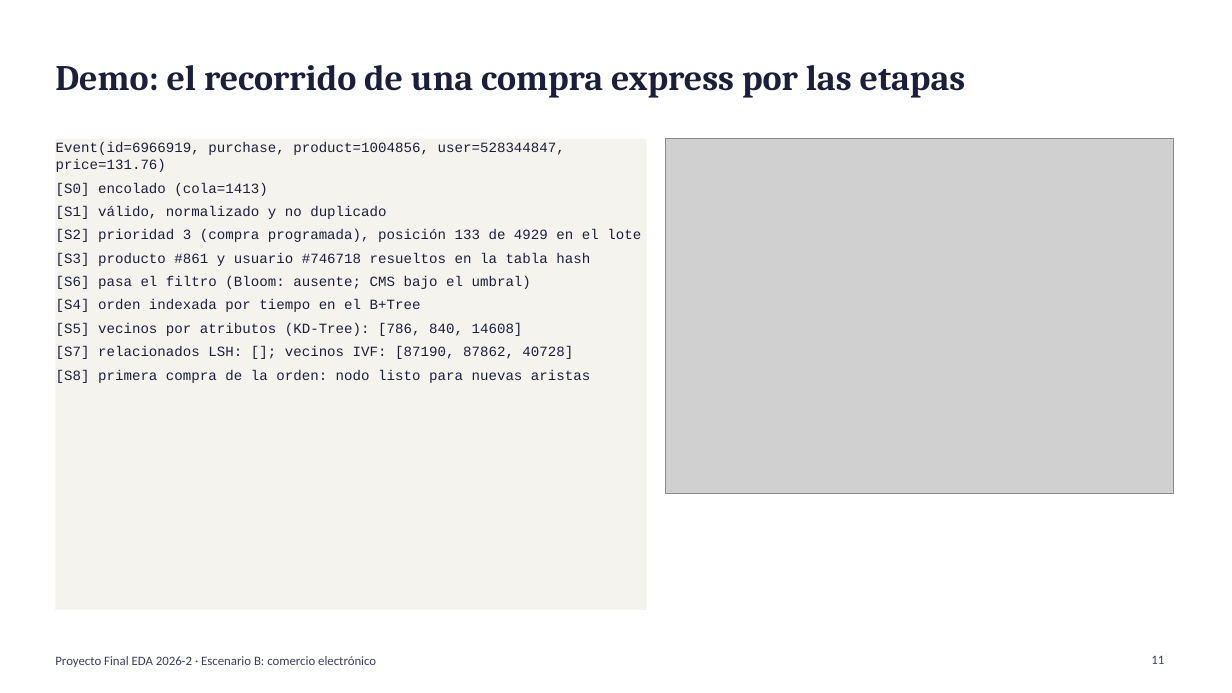
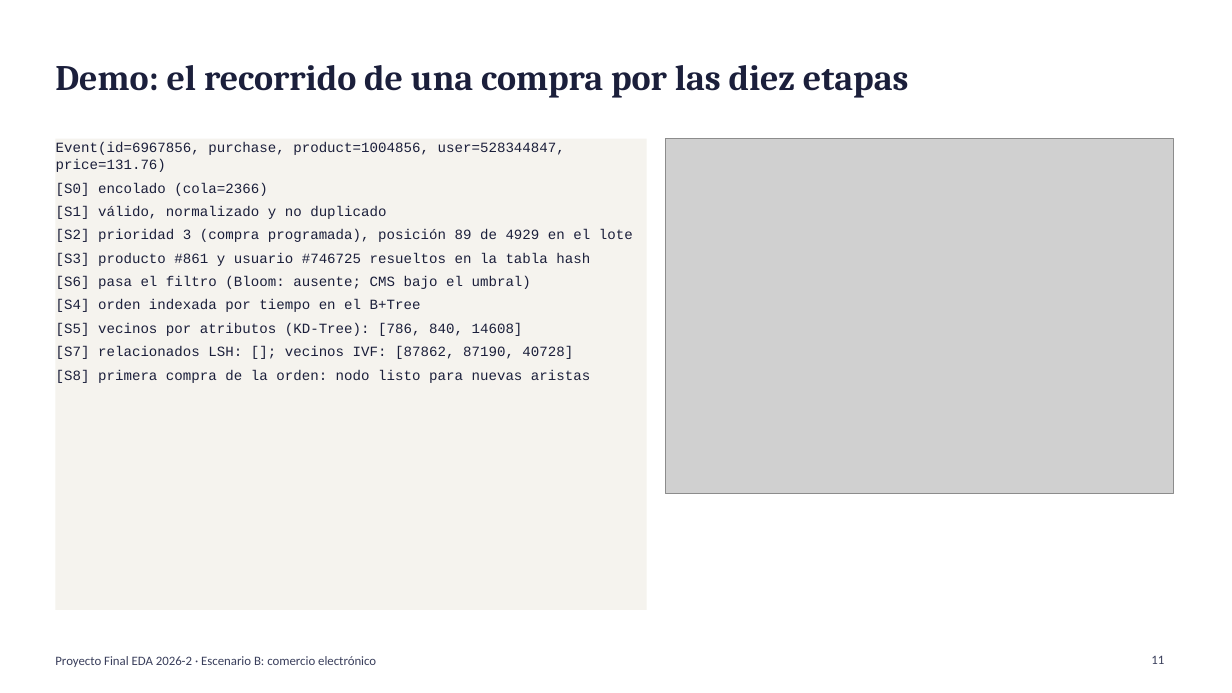
Before and after one commit to UTEC-AII/Proyecto-Final-E-AD, a slide deck: slide 11 of report/Presentacion_Final.pptx. Drawn at 1232x693 pixels with LibreOffice and Linux fonts; fonts in the diff are those of the drawing; grey boxes stand for pictures. Boxes give left, top, right and bottom in pixels: in the first picture for what was removed or moved away, otherwise in the second. Text is boxed around its words. In the diff, an @@ line names an element or a change of style, - is before the commit and + after.

Commit message:
docs: alinea informe, diapositivas y README con el S1 final
- Informe: tabla de estructuras, seccion 4.2, correcciones y validacion de S1
- Diapositivas regeneradas desde results/: cifras de la corrida final en S8,
  la demo y la corrida de 10M; Bloom con p = 0,1 % y k = 10; notas con la
  precision y el recall vigentes; se elimina la diapositiva vacia
- README, CONTRIBUTING y plantilla de PR: S1 y 20 pruebas

```diff
--- a/report/Presentacion_Final.pptx
+++ b/report/Presentacion_Final.pptx
@@ title at box(55, 65, 909, 98): text changed @@
-Demo: el recorrido de una compra express por las etapas
+Demo: el recorrido de una compra por las diez etapas
@@ text in rectangle at box(56, 142, 565, 196): text changed @@
-Event(id=6966919, purchase, product=1004856, user=528344847, price=131.76)
-[S0] encolado (cola=1413)
+Event(id=6967856, purchase, product=1004856, user=528344847, price=131.76)
+[S0] encolado (cola=2366)
@@ text in rectangle at box(56, 229, 633, 266): text changed @@
-[S2] prioridad 3 (compra programada), posición 133 de 4929 en el lote
-[S3] producto #861 y usuario #746718 resueltos en la tabla hash
+[S2] prioridad 3 (compra programada), posición 89 de 4929 en el lote
+[S3] producto #861 y usuario #746725 resueltos en la tabla hash
@@ text in rectangle at box(56, 346, 573, 359): text changed @@
-[S7] relacionados LSH: []; vecinos IVF: [87190, 87862, 40728]
+[S7] relacionados LSH: []; vecinos IVF: [87862, 87190, 40728]
```
Also in this commit, not shown: 7 other slides changed, 1 slide removed, 6 other files.
